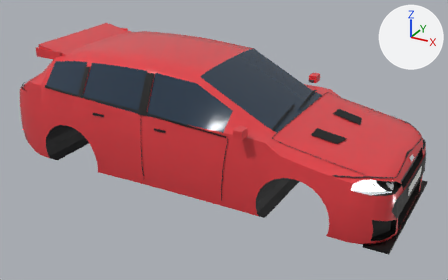
Renders of the glTF model android/app/src/main/assets/cars/ford-focus-rs-mk3.glb from each side of a commit.
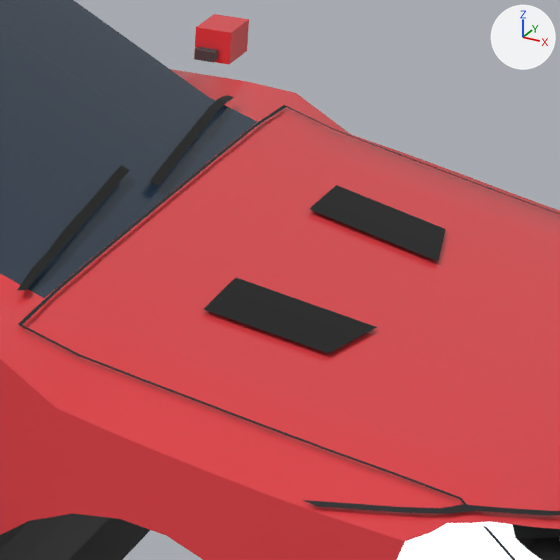
Each version appears first whole from a 50 mm camera at (3.17, -5.56, 3.27) aimed at (0.15, -0.06, 0.52), and next in a close-up on the part from 60% to 86% of the width and 25% to 67% of the height. Arrows for +X, +Y and +Z are at upper right; the lights stay in place. The older version's two pictures come first. Vertices at exactly the same position are counted once.

Objects in the first close-up: 'ford-focus-rs-mk3'.
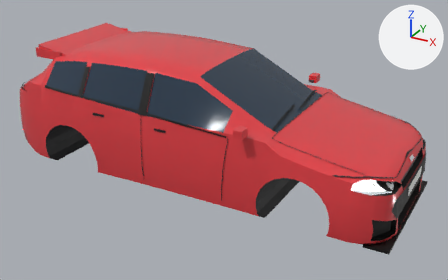
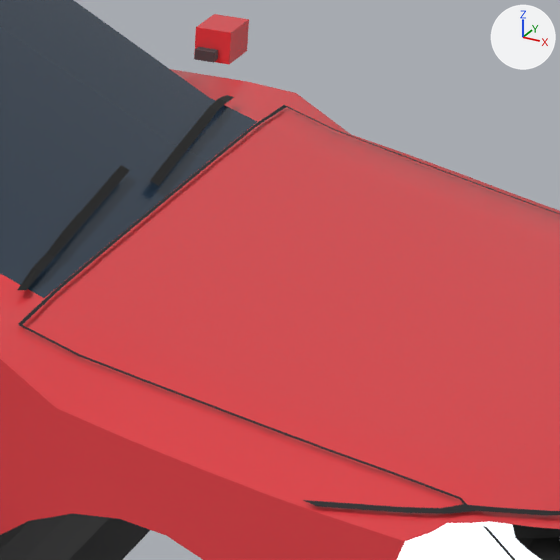
Boxes (x1, y1, x2, y2) around the edits, measured in the close-ups (560 x 560 px):
part 1 of me_body, deleted (black): before (310, 185, 446, 261)
part 2 of me_body, deleted (black): before (204, 278, 377, 353)

What the commit changed:
me_body is used by ob_ford_focus_rs_mk3; location (0.0, 0.0, 0.0).
me_body had 3040 vertices, 5028 faces and spanned x -2.21..2.22, y -0.98..0.98, z 0.12..1.47.
me_body now has 2878 vertices, 4772 faces and spans x -2.21..2.22, y -0.98..0.98, z 0.12..1.47.
me_body part 1: the loose piece of 81 vertices spanning x 1.28..1.58, y 0.2..0.4, z 0.89..0.95 is deleted.
me_body part 2: the loose piece of 81 vertices spanning x 1.28..1.58, y -0.4..-0.2, z 0.89..0.95 is deleted.
